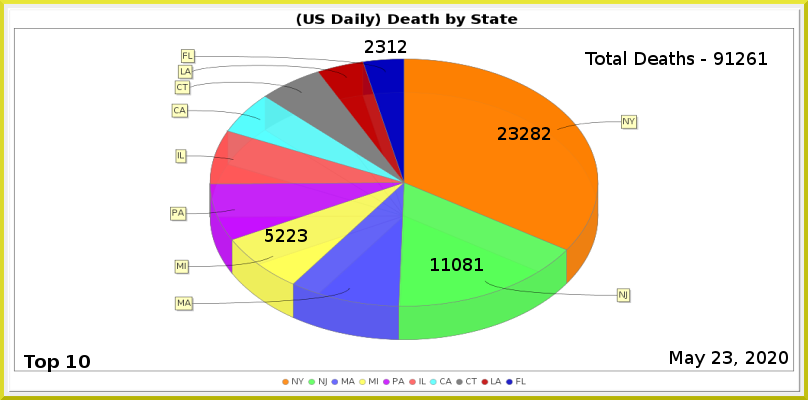
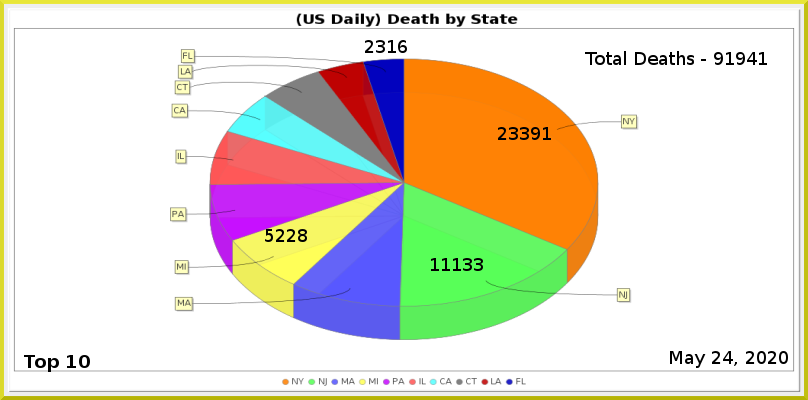
Layer changes from the first 808x400 image to the second:
painted on "Least" over [398, 40, 407, 53]
painted on "MI" over [298, 229, 307, 242]
painted on "NJ" over [452, 258, 483, 271]
painted on "NY" over [520, 127, 551, 140]
renamed "Total Deaths - 91261" to "Total Deaths - 91941", painted on it over [736, 52, 757, 65]
painted on "Current Date" over [723, 351, 733, 364]
painted on "Death_by_State.png" over [9, 10, 800, 393]
